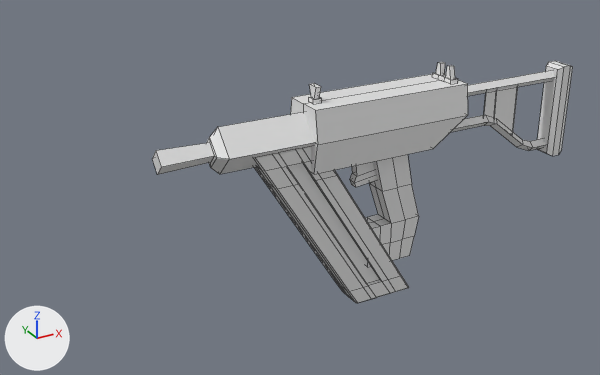
Renders of the Blender file Assets/Resources/Models/Nail Gun.blend from each side of a commit.
Camera for both pictures: a camera (50 mm lens) standing at (-24.3, -43.5, 26.5) and looking at (0.5, 1.6, 4.0). Arrows for +X, +Y and +Z are at lower left; the lights stay in place. Mesh edges are drawn as thin lines.
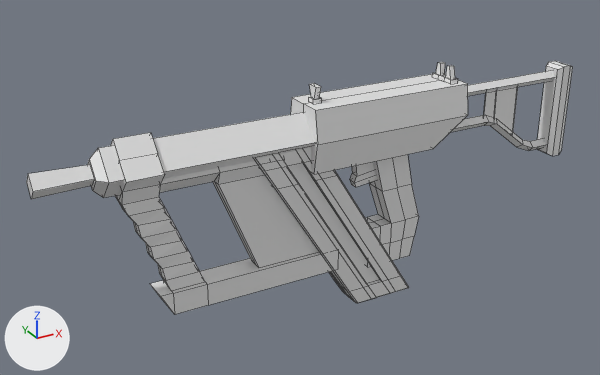
The change in detail:
me_circle_001 is used by ob_circle_001; location (11.71, 0.1, 9.27); rotation (0.0, 1.571, 0.0), in degrees (0, 90, 0); scale (0.491, 0.491, 0.491).
Verts and faces of me_circle_001; kept vertices keep their numbers, new ones are numbered from 358.
Before the commit, vertices of me_circle_001: 170 (-1.2, 0.0, -36.0) at pixel (217, 126), 171 (2.0, -3.2, -36.0) at pixel (229, 159), 172 (5.1, 0.0, -36.0) at pixel (219, 174), 173 (2.0, 3.1, -36.0), 178 (0.0, 0.0, -37.1) at pixel (209, 137).
Before the commit, vertices of me_circle_001: 179 (2.0, -2.0, -37.1) at pixel (216, 157), 180 (4.0, 0.0, -37.1) at pixel (210, 167), 181 (2.0, 1.9, -37.1), 182 (0.7, 0.0, -37.1) at pixel (209, 142), 183 (2.0, -1.3, -37.1) at pixel (214, 156).
Before the commit, vertices of me_circle_001: 184 (3.3, 0.0, -37.1) at pixel (210, 162), 185 (2.0, 1.3, -37.1), 186 (0.4, 0.0, -44.0) at pixel (155, 150), 187 (2.0, -1.6, -44.0) at pixel (161, 167), 188 (3.5, 0.0, -44.0) at pixel (157, 174).
Before the commit, vertices of me_circle_001: 189 (2.0, 1.5, -44.0) at pixel (152, 158).
me_circle_001 had 358 vertices, 327 faces and spanned x -4.4..28.7, y -3.7..3.8, z -44.0..21.8.
me_circle_001 now has 468 vertices, 426 faces and spans x -4.4..28.7, y -3.9..3.9, z -58.8..21.8.
me_circle_001 part 1: a new loose piece of 106 vertices spanning x -1.9..22.2, y -3.9..3.9, z -49.0..-19.5, in mat_material (white #e7e7e7).
Part 2, on me_circle_001:
Vertices 170 to 173, 178 to 189 move by (0.0, 0.0, -14.8).
New vertex 358 is at (3.9, 1.9, -29.8).
New vertex 359 is at (5.9, 0.0, -29.8).
New vertex 360 is at (3.9, -2.0, -29.8), pixel (270, 161).
New vertex 361 is at (2.0, 0.0, -29.8).
New faces: (358, 361, 360, 359).

Changed parts and their boxes (x1, y1, x2, y2) in the pictures (600 x 375 px):
'Circle.001', reshaped (30% wider): before (152, 61, 573, 303); after (27, 61, 573, 314)
part 1 of me_circle_001, added: after (111, 132, 333, 314)
part 2 of me_circle_001, built on: before (152, 112, 315, 175); after (27, 112, 315, 199)
